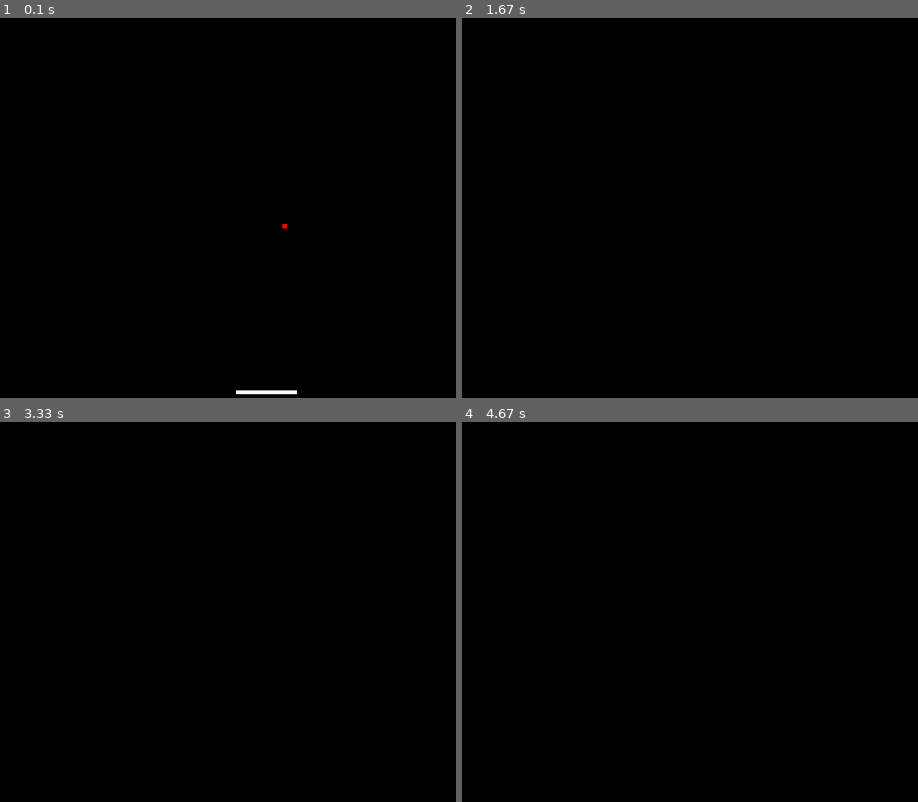
Above: before the commit, frames 1-4 (two rows, left to right).
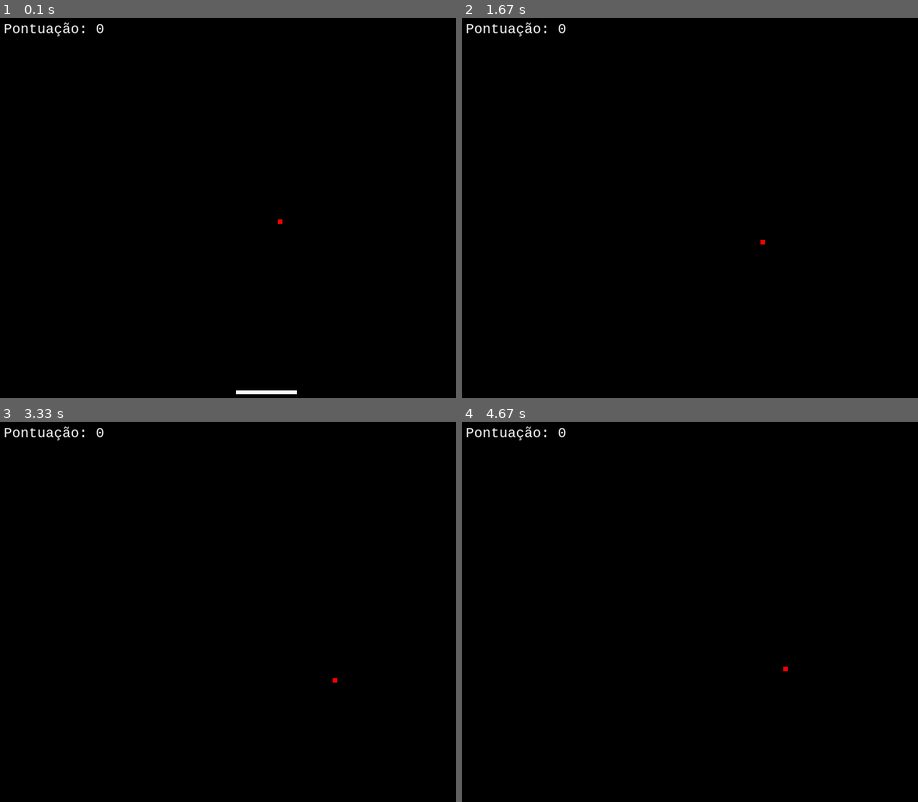
Above: after the commit, the same moments.

Repository: JeanCHilger/oficina-pygame
Game: pygame game, started from ofcode/pong.py
Same seed, same stepped clock (60 frames per second), same inputs: the game is played once before the commit and once after it.
Inputs:
- Up to frame 1 (0.1 s): no input
- Up to frame 2 (1.67 s): hold Right 0.33-0.8 s; hold Right 0.83-1.3 s; hold Left from 1.33 s (still down)
- Up to frame 3 (3.33 s): release Left at 1.87 s; hold Left 1.9-2.3 s; hold Right 2.33-2.97 s; hold Left from 3 s (still down)
- Up to frame 4 (4.67 s): release Left at 3.47 s

The runs differ from the first frame. In frame 1, 0.2% of the frame differs, in the area x 1-63%, y 1-56%; in frame 2, 0.2%; in frame 3, 0.2%; in frame 4, 0.2%.

Commit message:
adds finished simple pong game

Diff:
--- a/ofcode/pong.py
+++ b/ofcode/pong.py
@@ -17,7 +17,7 @@
 screen = pygame.display.set_mode(screen_size)
 
 # Adiciona titulo à janela criada
-pygame.display.set_caption("My First Game")
+pygame.display.set_caption("Simple Pong")
 
 # Cria o player
 player_x = 310
@@ -25,14 +25,22 @@
 player = pygame.Rect((player_x, player_y), (80, 5))
 
 # Cria a "bola"
-ball_move_x = 4
-ball_move_y = 4
+ball_move_x = 3
+ball_move_y = 3
 ball = pygame.Rect((347, 247), (6, 6))
+
+# Variável para controlar a pontuação
+score = 0
 
 # Função para desenhar o retangulos
 def draw_rect(screen, rect, color=WHITE):
     pygame.draw.rect(screen,  color, rect)
-    pygame.display.update()
+
+# Função para renderizar textos
+def render_text(screen, text_str):
+    font = pygame.font.SysFont("Consolas", 20)
+    text = font.render("Pontuação: " + str(text_str), True, WHITE)
+    screen.blit(text, (5, 5))
 
 # Variavel para controlar o loop principal
 # quando for 'true', sai do loop, executando os
@@ -72,7 +80,23 @@
     if ball.y <= 0:
         ball_move_y = ball_move_y * -1
 
-    # Verifica se a bola
+    # Se a bola cruzar a parede inferior, a pontuação é zerada
+    # e a velocidade e posição da bola é restaurada
+    if ball.y >= screen_size[1]:
+        ball_move_y = 3
+        ball_move_x = 3
+        ball = pygame.Rect((347, 247), (6, 6))
+        score = 0
+
+    # Verifica se a bola tocou o player
+    # cada vez que a bola tocar o player
+    # um ponto é feito e a velocidade da bola é
+    # levemente aumentada
+    if player.colliderect(ball):
+        ball_move_y = ball_move_y * -1
+        score = score + 1
+        ball_move_y = ball_move_y + 0.3 * (ball_move_y / abs(ball_move_y))
+        ball_move_x = ball_move_x + 0.3 * (ball_move_x / abs(ball_move_x))
 
     # Atualiza a posição da bola
     ball.move_ip(ball_move_x, ball_move_y)
@@ -82,7 +106,11 @@
     # Desenha a bola com a nova posição
     draw_rect(screen, ball, RED)
 
-    # Atualiza a tela com as informações que foram adicionadas até então
+    # Desenha na tela o texto com a pontuação
+    render_text(screen, score)
+
+    # Atualiza a tela com as informações que foram
+    # adicionadas até então
     pygame.display.update()
 
     # 60 frames por segundo
